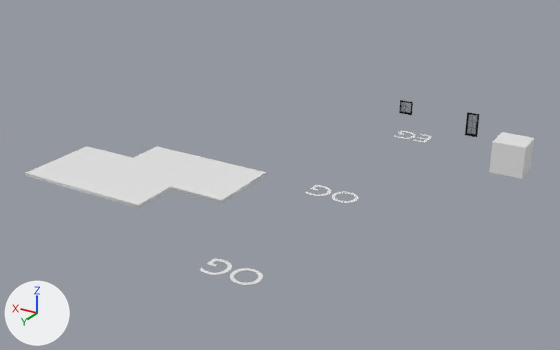
What one commit did to the Blender file wall_builder/wall_builder.blend.
Rendered twice from a 50 mm lens placed at (-37.0, 63.7, 24.8), pointed at (-6.9, 13.6, -0.2). Arrows for +X, +Y and +Z are at lower left; the lights stay in place.

The older version as bpy lines, for what is in view:
```python
me_cube = bpy.data.meshes.new('Cube')
me_cube.from_pydata(...)  # a box spanning x -0.625..0.625, y -0.25..0.25, z 0.0..1.24
me_cube_003 = bpy.data.meshes.new('Cube.003')
me_cube_003.from_pydata(...)  # a box spanning x -1.41..1.41, y -1.41..1.41, z -1.41..1.41
me_cube_004 = bpy.data.meshes.new('Cube.004')
me_cube_004.from_pydata(...)  # a box spanning x -0.56..0.56, y -0.25..0.25, z 0.0..2.15
cu_line_007 = bpy.data.curves.new('Line.007', 'CURVE')
cu_line_007.dimensions = '2D'
_sp = cu_line_007.splines.new('POLY'); _sp.points.add(7)
_sp.points.foreach_set('co', [12.25, 0.25, 0.0, 1.0, 6.75, 0.25, 0.0, 1.0, 6.75, -3.0, 0.0, 1.0, -5.0, -3.0, 0.0, 1.0, -5.0, 3.5, 0.0, 1.0, 0.0, 3.5, 0.0, 1.0, 0.0, 7.5, 0.0, 1.0, 12.25, 7.5, 0.0, 1.0])
_sp.order_v = 1
_sp.use_cyclic_u = True
cu_line_007.use_path = True
cu_line_007.extrude = 0.125
cu_line_007.fill_mode = 'BOTH'
ob_cube = bpy.data.objects.new('Cube', me_cube_003)
ob_cube.location = (-22.06, 0.0, 0.0)
ob_door1_bool_cutter = bpy.data.objects.new('door1_bool_cutter', me_cube_004)
ob_door1_bool_cutter.location = (-17.5, -2.881, 0.0)
ob_door1_bool_cutter.hide_set(True)  # wire or fog, not drawn
ob_line_002 = bpy.data.objects.new('Line.002', cu_line_007)
ob_line_002.location = (0.0, 15.69, -0.84)
ob_window1_bool_cutter = bpy.data.objects.new('window1_bool_cutter', me_cube)
ob_window1_bool_cutter.location = (-11.0, -2.859, 1.0)
ob_window1_bool_cutter.hide_set(True)  # wire or fog, not drawn
```
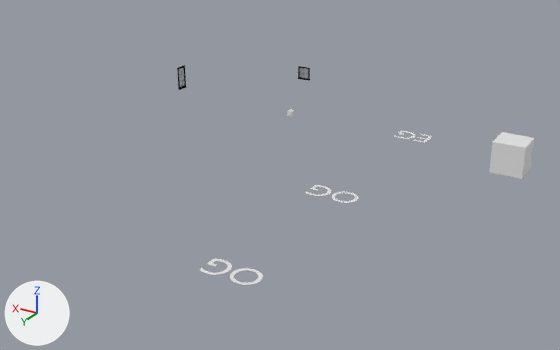
ob_door1_bool_cutter is not drawn itself; it is the parent of ob_door1.
ob_window1_bool_cutter is not drawn itself; it is the parent of ob_window1.

The change, as a list of edits to the scene's bpy script:
```text
Add me_cube_001:
    me_cube_001.from_pydata(...)  # a box spanning x -0.25..0.25, y -0.25..0.25, z -0.25..0.25
Remove ob_line_002:
    ob_line_002 = bpy.data.objects.new('Line.002', cu_line_007)
    ob_line_002.location = (0.0, 15.69, -0.84)
Change ob_door1_bool_cutter:
    ob_door1_bool_cutter.location: (-17.5, -2.881, 0.0) -> (8.75, 6.0, 2.75)
    ob_door1_bool_cutter.rotation_euler: (0.0, 0.0, 0.0) -> (0.0, 0.0, 1.571)  # degrees (0, 0, 0) -> degrees (0, 0, 90)
Change ob_window1_bool_cutter:
    ob_window1_bool_cutter.location: (-11.0, -2.859, 1.0) -> (-0.75, -1.25, 3.25)
Add ob_cube_002:
    ob_cube_002 = bpy.data.objects.new('Cube.002', me_cube_001)
    ob_cube_002.location = (0.0, 0.0, 0.0)
```

What differs and where, as boxes [x1, y1, x2, y2] in the pictures (560 x 350 px):
'Line.002', deleted
    before: [26, 146, 266, 208]
'door1', moved, turned
    before: [465, 112, 480, 137]
    after: [177, 65, 186, 90]
'window1', moved
    before: [399, 100, 413, 115]
    after: [298, 66, 310, 81]
'Cube.002', added
    after: [287, 109, 294, 116]
